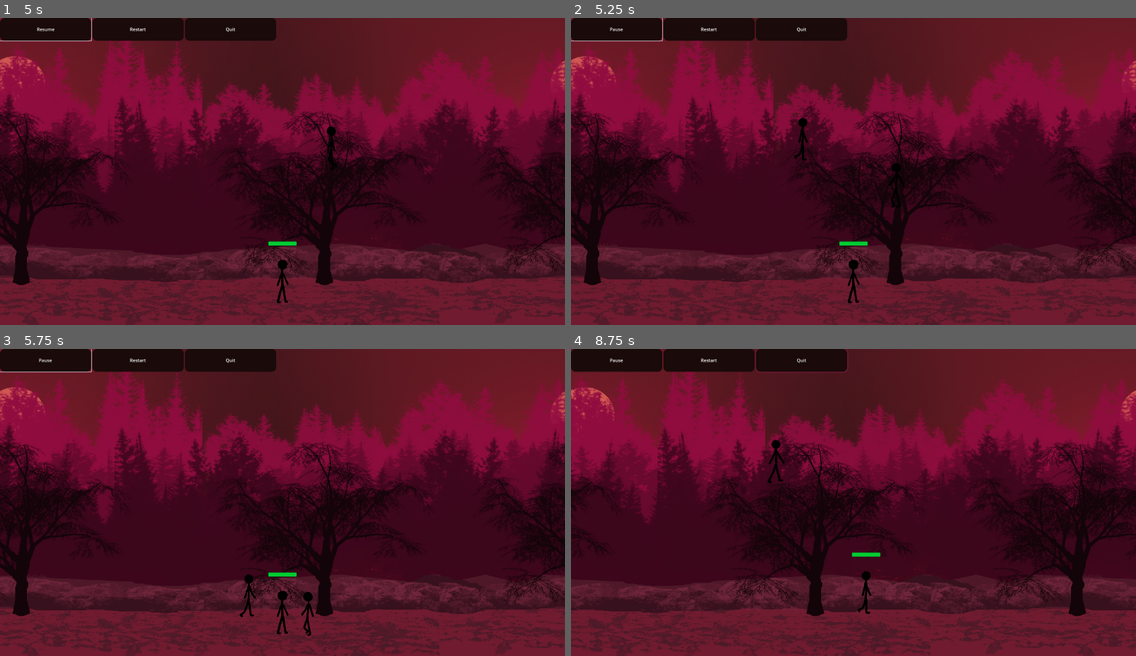
Above: before the commit, frames 1-4 (two rows, left to right).
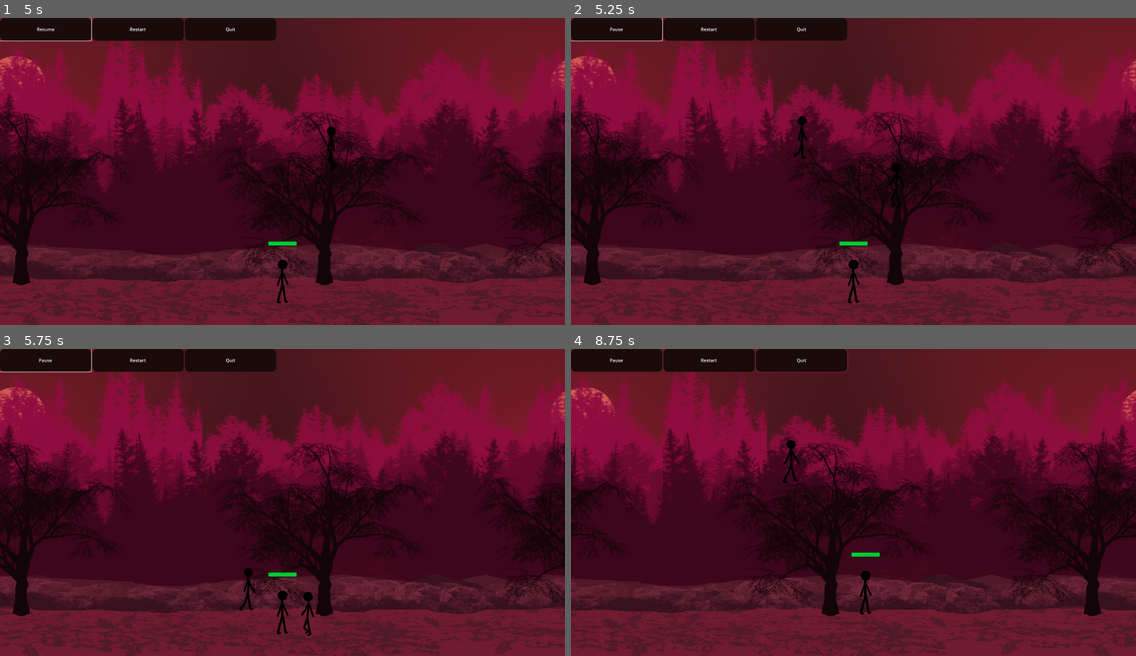
Above: after the commit, the same moments.

Repository: SUGANTH-V-27/stickman
Game: Godot game, scene res://scenes/main.tscn
Same seed, same stepped clock (60 frames per second), same inputs: the game is played once before the commit and once after it.
Inputs (mouse positions are in pixels of both pictures, inside the frame that each line leads up to):
- Up to frame 1 (5 s): click "Restart" at 0.5 s; click "Restart" at 1.25 s; click "Restart" at 2 s; click (564, 324) at 2.75 s; click (564, 324) at 3.5 s; click "Pause" at 4.25 s
- Up to frame 2 (5.25 s): click "Resume" at 5 s
- Up to frame 3 (5.75 s): no input
- Up to frame 4 (8.75 s): hold P (attack, bound only after the commit) 5.78-6.53 s; hold Right (ui_right) 5.78-7.28 s; tap Up (ui_up) at 6.02, 6.77, 8.27 s; tap Space (attack, bound only before the commit) at 6.6 s; hold Left (ui_left) 7.28-8.03 s; hold K (kick) 7.28-8.03 s; hold Right (ui_right) from 8.03 s (still down); tap P (attack, bound only after the commit) at 8.1 s

Frame 1 is identical in both runs. In frame 2, less than 0.1% of the frame differs, in the area x 39-42%, y 31-47%; in frame 3, 0.2%; in frame 4, 16%, in the area x 0-100%, y 7-100%.
Error before the commit: Cannot call method 'create_timer' on a null value. (res://Scripts/SpawnSystem.gd:115)
Error after the commit: Cannot call method 'create_timer' on a null value. (res://Scripts/SpawnSystem.gd:136)

Commit message:
slight changes in spawn system for pausing and punch button to P

Diff:
--- a/Scripts/SpawnSystem.gd
+++ b/Scripts/SpawnSystem.gd
@@ -1,4 +1,3 @@
-# SpawnSystem.gd - Handles enemy waves and boss spawning
 extends Node
 
 signal wave_started(wave_number, enemy_count)
@@ -8,7 +7,7 @@
 
 # Enemy scene
 var enemy_scene = preload("res://scenes/enemy.tscn")
-# var boss_scene = preload("res://scenes/boss.tscn")  # Uncomment when you have boss
+# var boss_scene = preload("res://scenes/boss.tscn")
 
 # Wave configuration
 const MAX_WAVES = 10
@@ -17,18 +16,26 @@
 const ENEMY_SPAWN_INTERVAL = 1.0
 
 # Wave state
-var current_wave = 0
-var enemies_alive = 0
-var total_enemies_killed = 0
-var wave_active = false
-var boss_spawned_flag = false
+var current_wave: int = 0
+var enemies_alive: int = 0
+var total_enemies_killed: int = 0
+var wave_active: bool = false
+var boss_spawned_flag: bool = false
+var paused: bool = false   # <-- pause flag
 
 # References
 var scene_root: Node = null
-var spawn_positions = []
+var spawn_positions: Array = []
+
+func _ready():
+	add_to_group("pausable")   # HUD can now pause/resume this system
 
 func _init(scene):
 	scene_root = scene
+
+# Called by HUD pause menu
+func _set_paused_state(state: bool) -> void:
+	paused = state
 
 # Set spawn positions (call this from main scene)
 func set_spawn_positions(positions: Array):
@@ -46,7 +53,7 @@
 func start_next_wave():
 	current_wave += 1
 
-	# Check if boss wave
+	# Boss wave check
 	if current_wave > MAX_WAVES and not boss_spawned_flag:
 		spawn_boss()
 		return
@@ -57,27 +64,39 @@
 	emit_signal("wave_started", current_wave, enemy_count)
 	print("🌊 Wave ", current_wave, " starting with ", enemy_count, " enemies")
 
-	# Spawn enemies with delay
+	# Run spawn loop
+	_spawn_loop(enemy_count)
+
+# Pause-aware spawn loop
+func _spawn_loop(enemy_count: int) -> void:
 	for i in range(enemy_count):
-		await scene_root.get_tree().create_timer(ENEMY_SPAWN_INTERVAL).timeout
+		# Freeze while paused
+		while paused:
+			await get_tree().process_frame
+
+		# Timer that halts when paused
+		var timer = scene_root.get_tree().create_timer(ENEMY_SPAWN_INTERVAL, false)
+		await timer.timeout
+
+		# Double-check pause before spawning
+		while paused:
+			await get_tree().process_frame
+
 		spawn_enemy()
 
-# Calculate enemies for wave (scales with difficulty)
+# Calculate enemies for wave
 func get_enemies_for_wave(wave: int) -> int:
 	return BASE_ENEMIES_PER_WAVE + int(wave / 2)
 
 # Spawn single enemy
 func spawn_enemy():
 	var enemy = enemy_scene.instantiate()
-
-	# Get random spawn position
 	var spawn_pos = get_random_spawn_position()
 	enemy.global_position = spawn_pos
 
 	scene_root.add_child(enemy)
 	enemies_alive += 1
 
-	# Connect death signal
 	if not enemy.is_connected("tree_exited", _on_enemy_died):
 		enemy.tree_exited.connect(_on_enemy_died)
 
@@ -89,7 +108,6 @@
 	if spawn_positions.size() > 0:
 		return spawn_positions[randi() % spawn_positions.size()]
 	else:
-		# Default spawn positions
 		var x = randf_range(100, 700)
 		return Vector2(x, 270)
 
@@ -100,7 +118,6 @@
 
 	print("💀 Enemy killed! Alive: ", enemies_alive, " | Total killed: ", total_enemies_killed)
 
-	# Check if wave complete
 	if enemies_alive == 0 and wave_active:
 		on_wave_complete()
 
@@ -108,26 +125,28 @@
 func on_wave_complete():
 	wave_active = false
 	emit_signal("wave_completed", current_wave)
+	print("✅ Wave ", current_wave, " complete!")
+	_delayed_next_wave()
 
-	print("✅ Wave ", current_wave, " complete!")
+# Pause-aware delay before next wave
+func _delayed_next_wave() -> void:
+	while paused:
+		await get_tree().process_frame
 
-	# Delay before next wave
-	scene_root.get_tree().create_timer(WAVE_DELAY).timeout.connect(start_next_wave)
+	var timer = scene_root.get_tree().create_timer(WAVE_DELAY, false)
+	await timer.timeout
 
+	while paused:
+		await get_tree().process_frame
+
+	start_next_wave()
 
 # Spawn boss
 func spawn_boss():
 	boss_spawned_flag = true
 	emit_signal("boss_spawned")
-
 	print("🔥 BOSS WAVE!")
-
-	# TODO: Spawn boss when you create boss scene
-	# var boss = boss_scene.instantiate()
-	# boss.global_position = Vector2(600, 270)
-	# scene_root.add_child(boss)
-	# enemies_alive += 1
-	# boss.tree_exited.connect(_on_boss_died)
+	# TODO: spawn boss scene
 
 # Called when boss dies
 func _on_boss_died():
--- a/project.godot
+++ b/project.godot
@@ -24,7 +24,7 @@
 
 attack={
 "deadzone": 0.2,
-"events": [Object(InputEventKey,"resource_local_to_scene":fa …(140 unchanged characters)… d":false,"keycode":0,"physical_keycode":32,"key_label":0,"unicode":32,"location":0,"echo":false,"script":null)
+"events": [Object(InputEventKey,"resource_local_to_scene":fa …(140 unchanged characters)… d":false,"keycode":0,"physical_keycode":80,"key_label":0,"unicode":112,"location":0,"echo":false,"script":null)
 ]
 }
 kick={
--- a/scenes/main.tscn
+++ b/scenes/main.tscn
@@ -54,14 +54,6 @@
 
 [sub_resource type="RectangleShape2D" id="RectangleShape2D_85g3d"]
 size = Vector2(50000, 356)
-
-[sub_resource type="Gradient" id="Gradient_85g3d"]
-colors = PackedColorArray(0, 1, 0, 1, 0, 0.8, 0, 1)
-
-[sub_resource type="GradientTexture2D" id="GradientTexture2D_choun"]
-gradient = SubResource("Gradient_85g3d")
-width = 60
-height = 10
 
 [node name="Node2D" type="Node2D"]
 script = ExtResource("1_main")
Not shown: 1 places in scenes/main.tscn that only renumber resources
